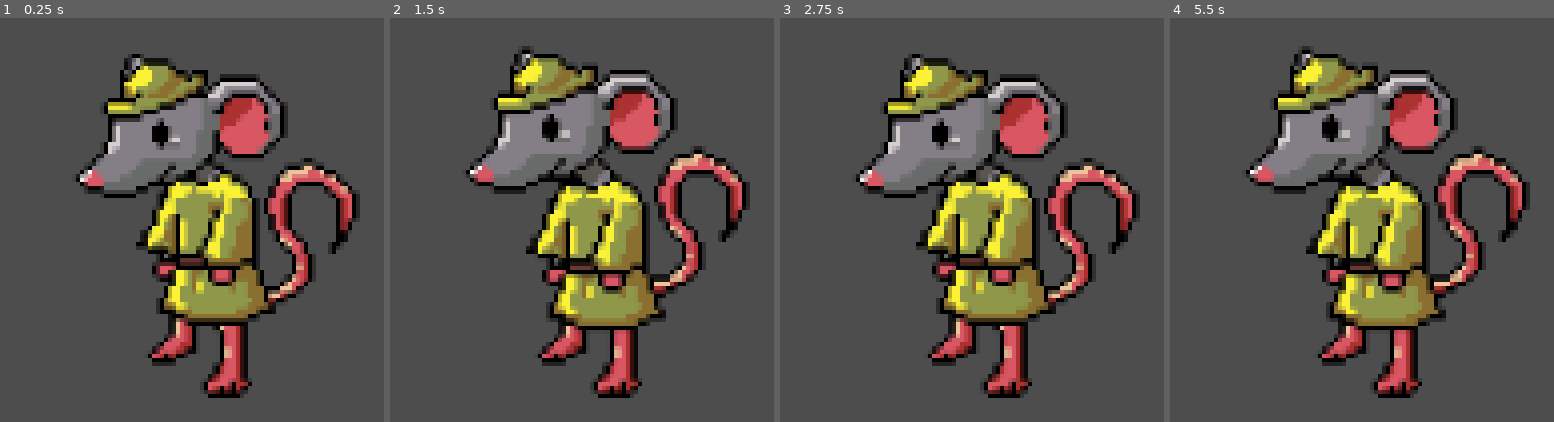
Above: before the commit, frames 1-4 (left to right).
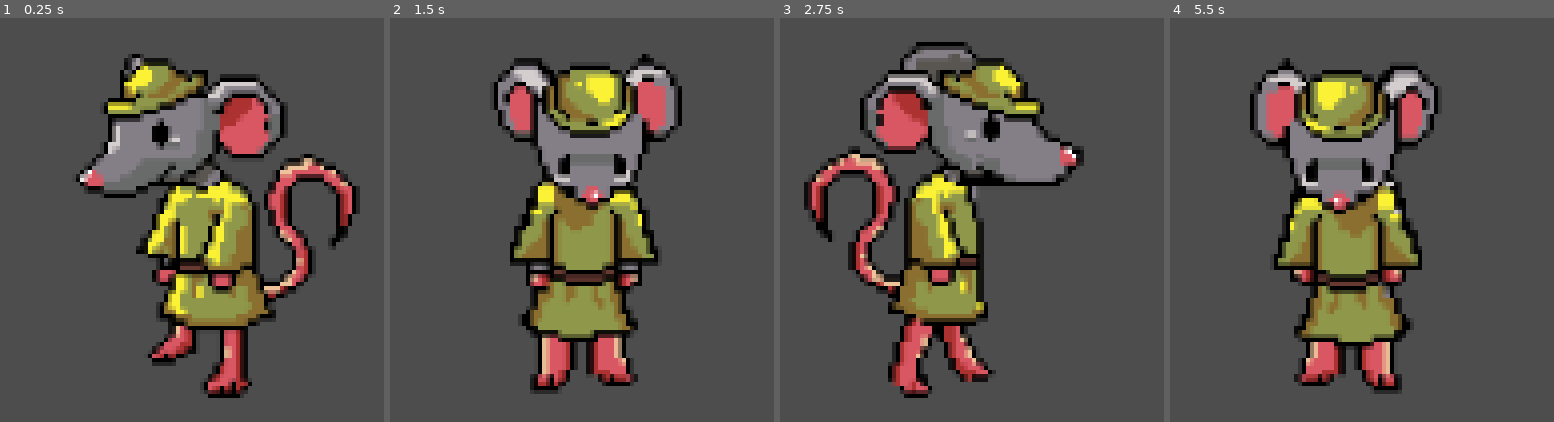
Above: after the commit, the same moments.

Repository: 0xspiderr/itec-2026
Game: Godot game, scene res://_rat/rat.tscn
Same seed, same stepped clock (60 frames per second), same inputs: the game is played once before the commit and once after it. This scene is started directly instead of the project's main scene.
Inputs:
- Up to frame 1 (0.25 s): no input
- Up to frame 2 (1.5 s): hold D (right) 0.53-1.28 s; hold Down (down) from 1.28 s (still down)
- Up to frame 3 (2.75 s): release Down (down) at 2.03 s; hold D (right) from 2.03 s (still down)
- Up to frame 4 (5.5 s): release D (right) at 2.78 s; hold W (up) 2.78-3.53 s; hold A (left) 3.53-5.03 s; hold Down (down) from 5.03 s (still down)

The runs differ from the first frame. In frame 1, 7.9% of the frame differs, in the area x 35-94%, y 33-78%; in frame 2, 29%; in frame 3, 37%, in the area x 6-94%, y 5-95%; in frame 4, 31%.

Commit message:
added: rat animations and sync

Diff:
--- a/_rat/rat.gd
+++ b/_rat/rat.gd
@@ -11,6 +11,7 @@
 
 @onready var camera_2d: Camera2D = $Camera2D
 @onready var input_component: InputComponent = $InputComponent
+@onready var animated_sprite_2d: AnimatedSprite2D = $AnimatedSprite2D
 
 
 func _ready() -> void:
@@ -22,6 +23,22 @@
 	if not multiplayer.is_server():
 		return
 
+	_move_player()
+	move_and_slide()
+
+
+func _move_player() -> void:
+	if input_component.direction == Vector2.ZERO:
+		animated_sprite_2d.play(&"idle")
+	elif input_component.direction == Vector2.LEFT:
+		animated_sprite_2d.flip_h = false
+		animated_sprite_2d.play(&"move_left")
+	elif input_component.direction == Vector2.RIGHT:
+		animated_sprite_2d.flip_h = true
+		animated_sprite_2d.play(&"move_left")
+	elif input_component.direction == Vector2.DOWN:
+		animated_sprite_2d.play(&"move_down")
+	elif input_component.direction == Vector2.UP:
+		animated_sprite_2d.play(&"move_up")
+
 	velocity = input_component.direction * SPEED
-
-	move_and_slide()
--- a/_rat/rat.tscn
+++ b/_rat/rat.tscn
@@ -3,6 +3,9 @@
 [ext_resource type="Script" uid="uid://xgkeerdb0kaa" path="res://_rat/rat.gd" id="1_1meta"]
 [ext_resource type="PackedScene" uid="uid://bquiyipfeqd1c" path="res://_rat/_components/input_component.tscn" id="2_n77cq"]
 [ext_resource type="Texture2D" uid="uid://djavocqb08ay8" path="res://Assets/Rat_animations/rat_variant_1_idle.png" id="3_n77cq"]
+[ext_resource type="Texture2D" uid="uid://c2ae0pokj54gv" path="res://Assets/Rat_animations/rat_variant_1_walk_left.png" id="4_5e2gr"]
+[ext_resource type="Texture2D" uid="uid://0588wwdwvbrf" path="res://Assets/Rat_animations/rat_variant_1_walk_down.png" id="4_dwesx"]
+[ext_resource type="Texture2D" uid="uid://bnfd6cmhwid8m" path="res://Assets/Rat_animations/rat_variant_1_walk_up.png" id="6_ccay7"]
 
 [sub_resource type="SceneReplicationConfig" id="SceneReplicationConfig_1meta"]
 properties/0/path = NodePath(".:position")
@@ -12,8 +15,14 @@
 properties/1/spawn = true
 properties/1/replication_mode = 1
 properties/2/path = NodePath(".:velocity")
-properties/2/spawn = true
+properties/2/spawn = false
 properties/2/replication_mode = 1
+properties/3/path = NodePath("AnimatedSprite2D:animation")
+properties/3/spawn = false
+properties/3/replication_mode = 2
+properties/4/path = NodePath("AnimatedSprite2D:flip_h")
+properties/4/spawn = false
+properties/4/replication_mode = 2
 
 [sub_resource type="AtlasTexture" id="AtlasTexture_5e2gr"]
 atlas = ExtResource("3_n77cq")
@@ -29,6 +38,54 @@
 
 [sub_resource type="AtlasTexture" id="AtlasTexture_ccay7"]
 atlas = ExtResource("3_n77cq")
+region = Rect2(192, 0, 64, 64)
+
+[sub_resource type="AtlasTexture" id="AtlasTexture_3vrlc"]
+atlas = ExtResource("4_dwesx")
+region = Rect2(0, 0, 64, 64)
+
+[sub_resource type="AtlasTexture" id="AtlasTexture_eh7kd"]
+atlas = ExtResource("4_dwesx")
+region = Rect2(64, 0, 64, 64)
+
+[sub_resource type="AtlasTexture" id="AtlasTexture_3vrsw"]
+atlas = ExtResource("4_dwesx")
+region = Rect2(128, 0, 64, 64)
+
+[sub_resource type="AtlasTexture" id="AtlasTexture_dfxnk"]
+atlas = ExtResource("4_dwesx")
+region = Rect2(192, 0, 64, 64)
+
+[sub_resource type="AtlasTexture" id="AtlasTexture_6heo1"]
+atlas = ExtResource("4_5e2gr")
+region = Rect2(0, 0, 64, 64)
+
+[sub_resource type="AtlasTexture" id="AtlasTexture_7etsa"]
+atlas = ExtResource("4_5e2gr")
+region = Rect2(64, 0, 64, 64)
+
+[sub_resource type="AtlasTexture" id="AtlasTexture_eolgc"]
+atlas = ExtResource("4_5e2gr")
+region = Rect2(128, 0, 64, 64)
+
+[sub_resource type="AtlasTexture" id="AtlasTexture_ujpoh"]
+atlas = ExtResource("4_5e2gr")
+region = Rect2(192, 0, 64, 64)
+
+[sub_resource type="AtlasTexture" id="AtlasTexture_7fbow"]
+atlas = ExtResource("6_ccay7")
+region = Rect2(0, 0, 64, 64)
+
+[sub_resource type="AtlasTexture" id="AtlasTexture_pg4ac"]
+atlas = ExtResource("6_ccay7")
+region = Rect2(64, 0, 64, 64)
+
+[sub_resource type="AtlasTexture" id="AtlasTexture_5whko"]
+atlas = ExtResource("6_ccay7")
+region = Rect2(128, 0, 64, 64)
+
+[sub_resource type="AtlasTexture" id="AtlasTexture_s8plx"]
+atlas = ExtResource("6_ccay7")
 region = Rect2(192, 0, 64, 64)
 
 [sub_resource type="SpriteFrames" id="SpriteFrames_6heo1"]
@@ -47,12 +104,64 @@
 "texture": SubResource("AtlasTexture_ccay7")
 }],
 "loop": true,
-"name": &"default",
+"name": &"idle",
+"speed": 5.0
+}, {
+"frames": [{
+"duration": 1.0,
+"texture": SubResource("AtlasTexture_3vrlc")
+}, {
+"duration": 1.0,
+"texture": SubResource("AtlasTexture_eh7kd")
+}, {
+"duration": 1.0,
+"texture": SubResource("AtlasTexture_3vrsw")
+}, {
+"duration": 1.0,
+"texture": SubResource("AtlasTexture_dfxnk")
+}],
+"loop": true,
+"name": &"move_down",
+"speed": 5.0
+}, {
+"frames": [{
+"duration": 1.0,
+"texture": SubResource("AtlasTexture_6heo1")
+}, {
+"duration": 1.0,
+"texture": SubResource("AtlasTexture_7etsa")
+}, {
+"duration": 1.0,
+"texture": SubResource("AtlasTexture_eolgc")
+}, {
+"duration": 1.0,
+"texture": SubResource("AtlasTexture_ujpoh")
+}],
+"loop": true,
+"name": &"move_left",
+"speed": 5.0
+}, {
+"frames": [{
+"duration": 1.0,
+"texture": SubResource("AtlasTexture_7fbow")
+}, {
+"duration": 1.0,
+"texture": SubResource("AtlasTexture_pg4ac")
+}, {
+"duration": 1.0,
+"texture": SubResource("AtlasTexture_5whko")
+}, {
+"duration": 1.0,
+"texture": SubResource("AtlasTexture_s8plx")
+}],
+"loop": true,
+"name": &"move_up",
 "speed": 5.0
 }]
 
-[sub_resource type="RectangleShape2D" id="RectangleShape2D_1meta"]
-size = Vector2(118, 120)
+[sub_resource type="CapsuleShape2D" id="CapsuleShape2D_n77cq"]
+radius = 26.0
+height = 130.0
 
 [node name="Rat" type="CharacterBody2D" unique_id=814430971]
 script = ExtResource("1_1meta")
@@ -69,8 +178,8 @@
 texture_filter = 1
 scale = Vector2(2, 2)
 sprite_frames = SubResource("SpriteFrames_6heo1")
-autoplay = "default"
-frame_progress = 0.9898877
+animation = &"move_down"
+autoplay = "idle"
 
 [node name="CollisionShape2D" type="CollisionShape2D" parent="." unique_id=1156681356]
-shape = SubResource("RectangleShape2D_1meta")
+shape = SubResource("CapsuleShape2D_n77cq")
